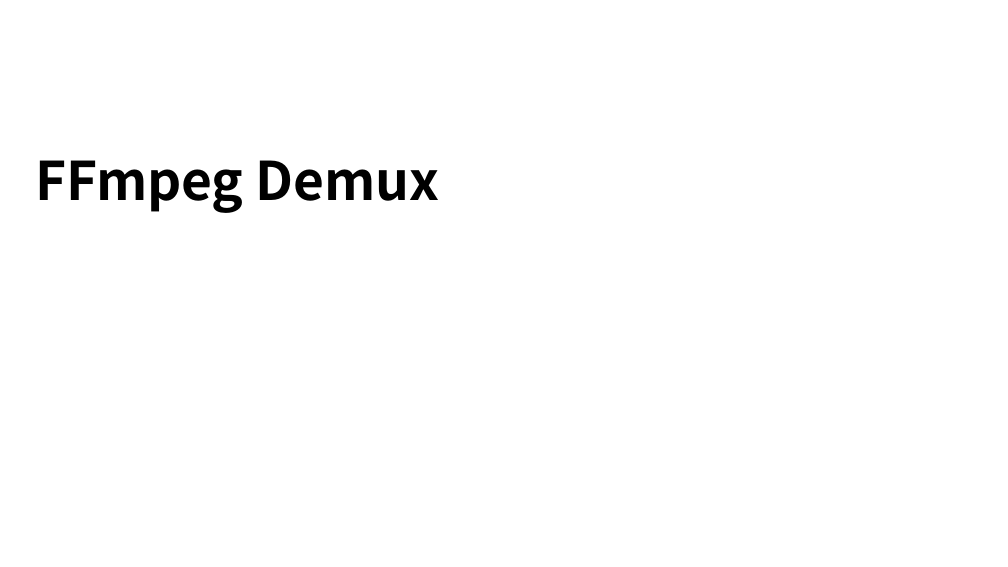
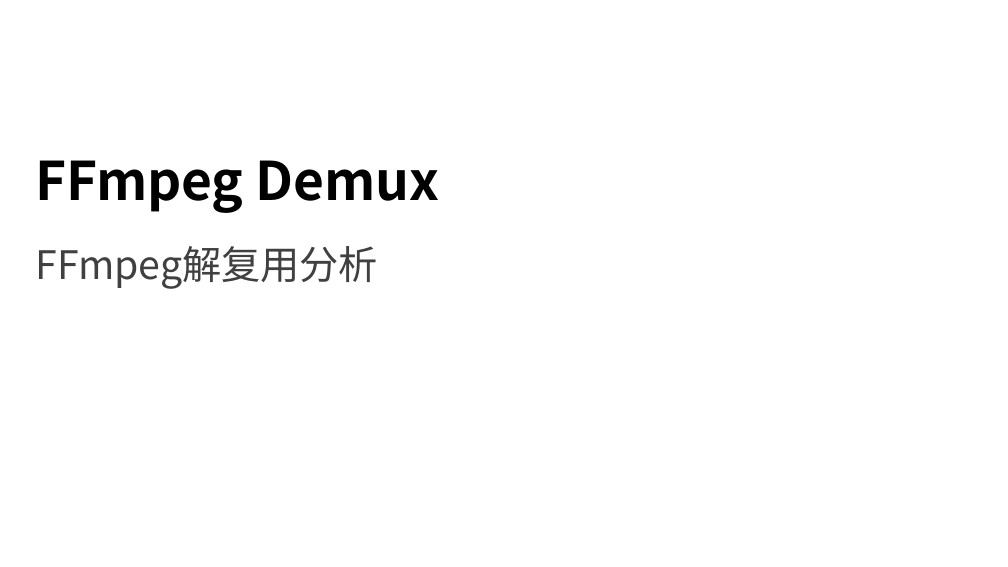
Before and after one commit to byrgyj/Document, a slide deck: slide 1 of PPT/FFmpeg Demux.pptx. Drawn at 1008x567 pixels with LibreOffice and Linux fonts; fonts in the diff are those of the drawing; background and template pictures are left out. Boxes give left, top, right and bottom in pixels: in the first picture for what was removed or moved away, otherwise in the second. Text is boxed around its words. In the diff, an @@ line names an element or a change of style, - is before the commit and + after.

```diff
--- a/PPT/FFmpeg Demux.pptx
+++ b/PPT/FFmpeg Demux.pptx
@@ subtitle added at (36, 246, 378, 289), 37.3 pt, text #404040 @@
+FFmpeg解复用分析
```
Also in this commit, not shown: 1 other file.
